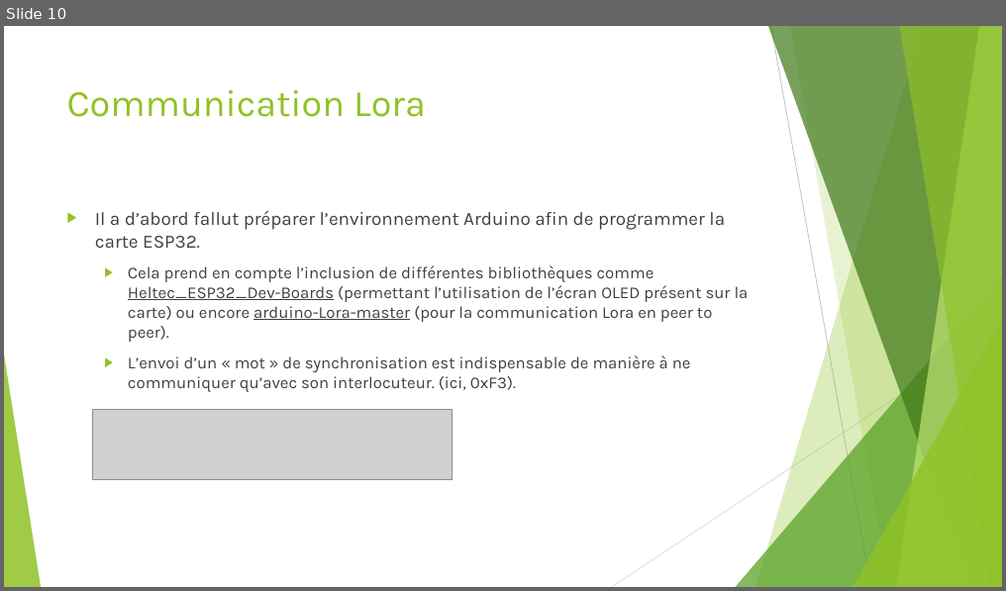
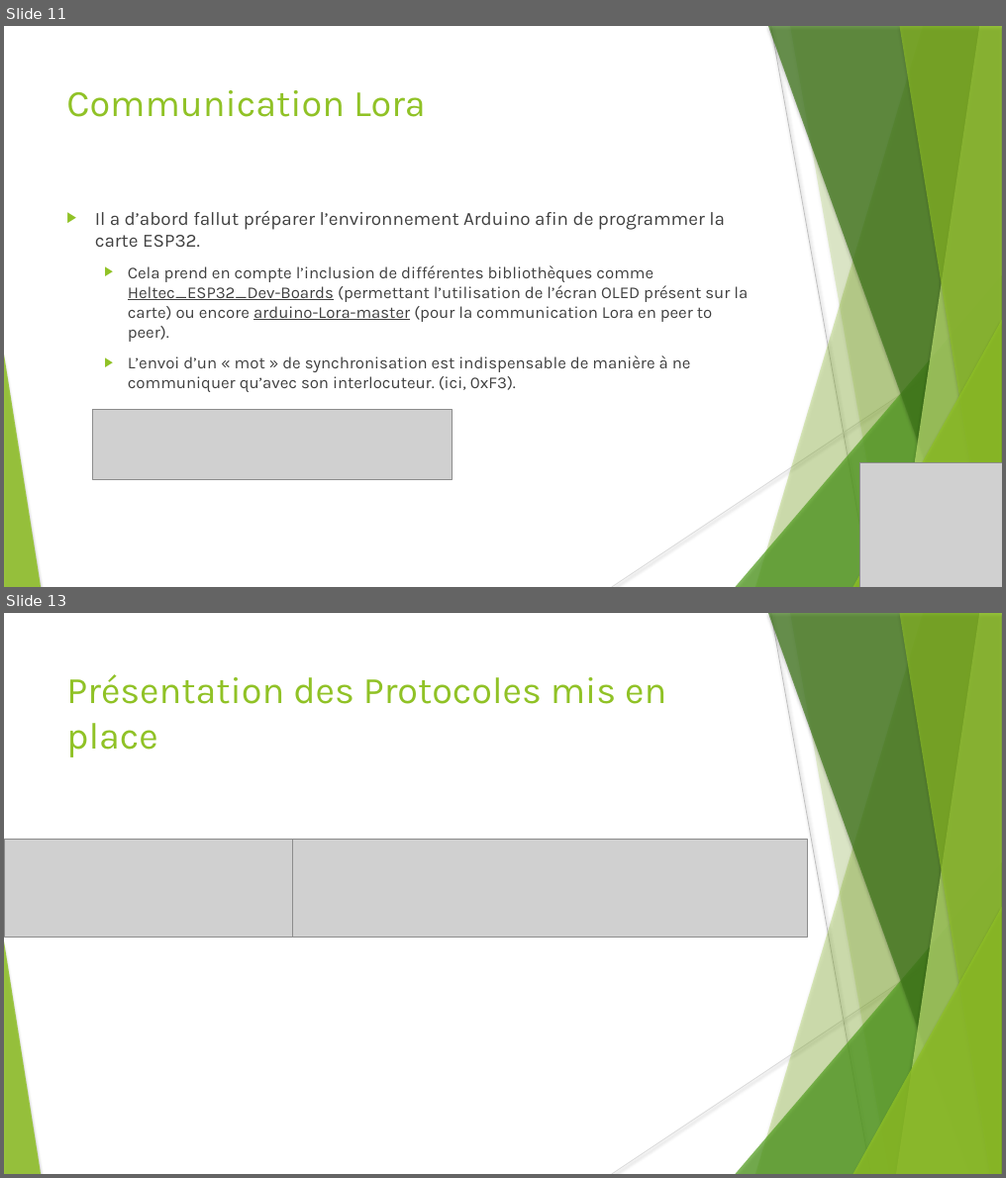
Before and after one commit to hugo-gclvs/Chrono-Luge, a slide deck: 4-Rapports/Projet technique revue 2 Clément.pptx. Shown one above the other, each under a label of ours: slide 10 before the commit, slides 11 and 13 after it; the slides between them are not shown. The pictures are 1006x591 and 1006x1178 pixels, drawn with LibreOffice and Linux fonts; fonts in the diff are those of the drawing; grey boxes stand for pictures. Boxes give left, top, right and bottom in pixels: in the first picture for what was removed or moved away, otherwise in the second. Text is boxed around its words. In the diff, an @@ line names an element or a change of style, - is before the commit and + after.

```diff
--- a/4-Rapports/Projet technique revue 2 Clément.pptx
+++ b/4-Rapports/Projet technique revue 2 Clément.pptx
@@ slide 13 added at (x1=4, y1=613, x2=1002, y2=1174), background #FFFFFF; not listed: 10 template elements that a slide beside it also shows @@
@@ text added at (x1=66, y1=674, x2=666, y2=758), 36 pt, text #90C226 @@
+Présentation des Protocoles mis en place
@@ picture added at (x1=4, y1=839, x2=293, y2=937) @@
@@ picture added at (x1=293, y1=839, x2=807, y2=937) @@
@@ what was slide 10 is now slide 11 @@
@@ slide 11 changed as well @@
@@ line (771, 26) - (871, 587): stroke #BFBFBF 0.75 pt to #BFBFBF 0.74 pt @@
@@ freeform shape at (x1=790, y1=26, x2=1002, y2=587): shadow on; outline redrawn @@
@@ text at (x1=95, y1=210, x2=725, y2=247): indent changed @@
@@ shadow on in 6 elements at (x1=755, y1=26, x2=1002, y2=587), (x1=736, y1=275, x2=1002, y2=587), (x1=768, y1=26, x2=1002, y2=587), (x1=896, y1=26, x2=1002, y2=587), (x1=899, y1=26, x2=1002, y2=587), (x1=853, y1=320, x2=1002, y2=587) @@
@@ line (1002, 328) - (612, 587): stroke #D9D9D9 0.75 pt to #D9D9D9 0.74 pt @@
@@ picture added at (x1=860, y1=464, x2=1002, y2=587) @@
```
Also in this commit, not shown: 10 other slides changed, 1 other slide added.
